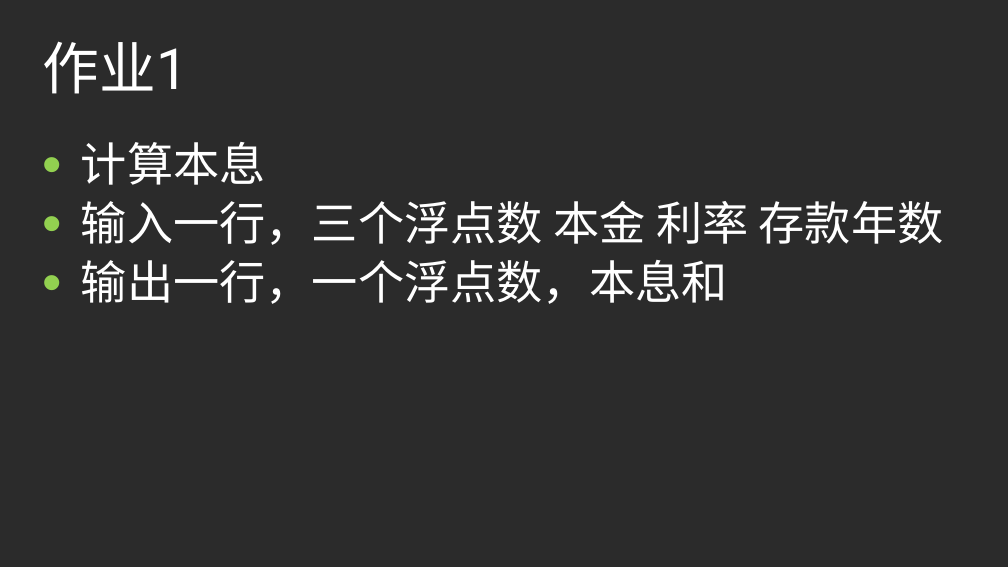
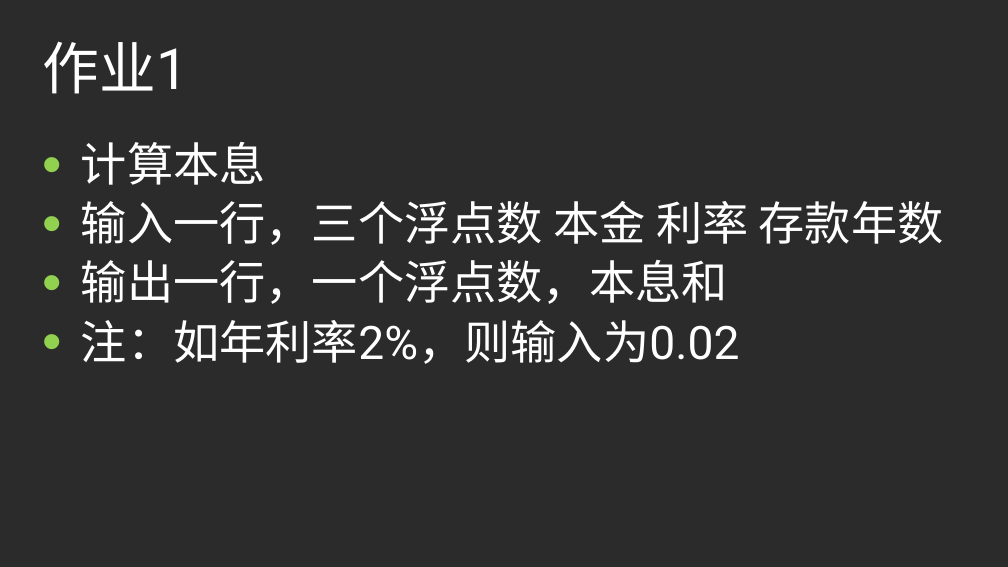
Before and after one commit to duanqn/programming_basic, a slide deck: slide 32 of slides/lec3.pptx. Drawn at 1008x567 pixels with LibreOffice and Linux fonts; fonts in the diff are those of the drawing; background and template pictures are left out; a plain dark background stands for a picture behind light text. Boxes give left, top, right and bottom in pixels: in the first picture for what was removed or moved away, otherwise in the second. Text is boxed around its words. In the diff, an @@ line names an element or a change of style, - is before the commit and + after.

```diff
--- a/slides/lec3.pptx
+++ b/slides/lec3.pptx
@@ text at [81,320,740,364]: paragraph added @@
+• 注：如年利率2%，则输入为0.02
```
Also in this commit, not shown: 4 other slides changed.
